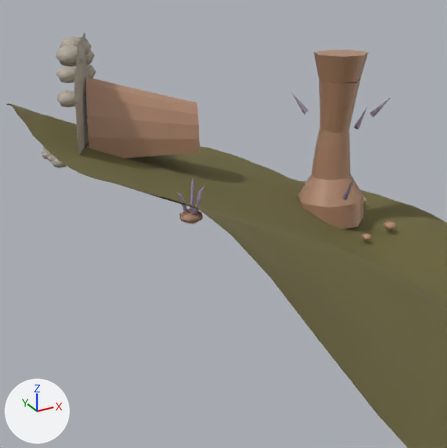
The glTF model eloria-assets/maps/nymara-regions/sunmane_steppe/chunks/14_06/world.glb, before and after one commit.
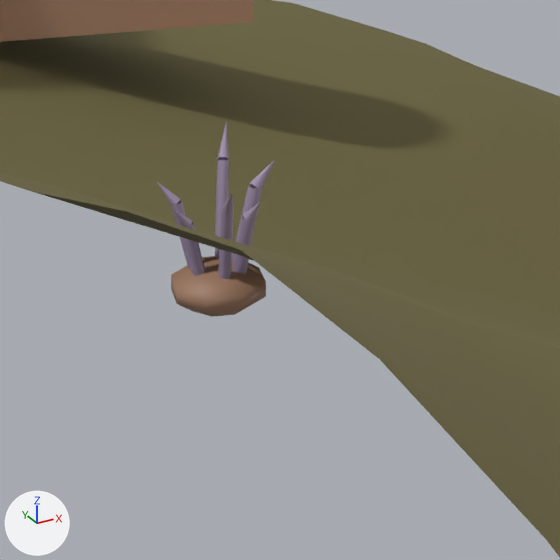
Each version appears first from a 50 mm camera at (136.59, 98.9, 45.43) aimed at (148.79, 121.08, 34.34), and next in a close-up on the part from 31% to 61% of the width and 33% to 63% of the height. Every picture has the same lights, and +X, +Y and +Z are marked at lower left. The older version's two pictures come first. Where no turn or scale is listed for an object, it has been applied to the vertices.

Objects in the first close-up: 'Detail_Amethyst_06__Kit_crystal_cluster_0__solid__sun_crystal_amethyst', 'Detail_Amethyst_06__Kit_crystal_cluster_0__solid__sun_stone_dark', 'Landmark_sunmane_cave_crystal_hollow__Kit_cave_mouth_crystal__solid__sun_stone_dark', 'Terrain_sunmane_steppe_14_06'.
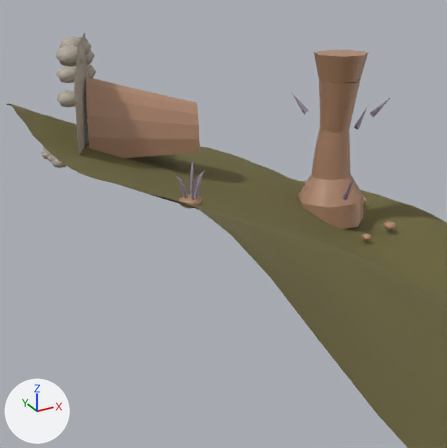
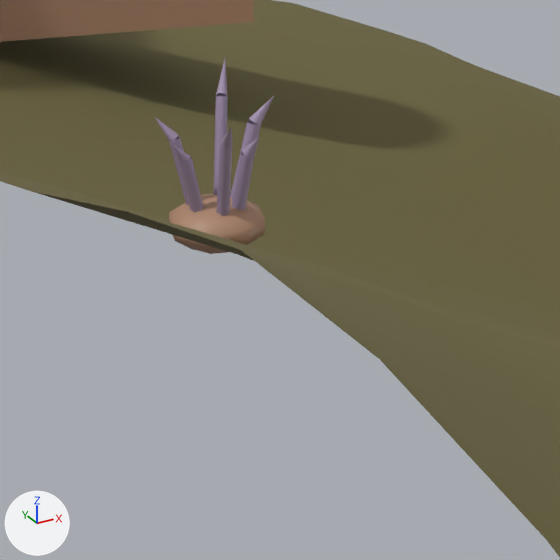
The edits, one by one:
Object 'Detail_Amethyst_06__Kit_crystal_cluster_0__solid__sun_crystal_amethyst' (ob_detail_amethyst_06__kit_crystal_cluster_0__solid__sun_crystal_amethyst) moves from (147.71, 122.13, 34.64) to (147.71, 122.13, 35.38).
Object 'Detail_Amethyst_06__Kit_crystal_cluster_0__solid__sun_stone_dark' (ob_detail_amethyst_06__kit_crystal_cluster_0__solid__sun_stone_dark) moves from (147.71, 122.13, 34.64) to (147.71, 122.13, 35.38).

What differs and where, as boxes (x1, y1, x2, y2) in the close-ups (560 x 560 px):
'Detail_Amethyst_06__Kit_crystal_cluster_0__solid__sun_crystal_amethyst', moved
    before: (157, 121, 275, 279)
    after: (155, 60, 274, 216)
'Detail_Amethyst_06__Kit_crystal_cluster_0__solid__sun_stone_dark', moved
    before: (171, 256, 266, 316)
    after: (169, 194, 265, 254)
